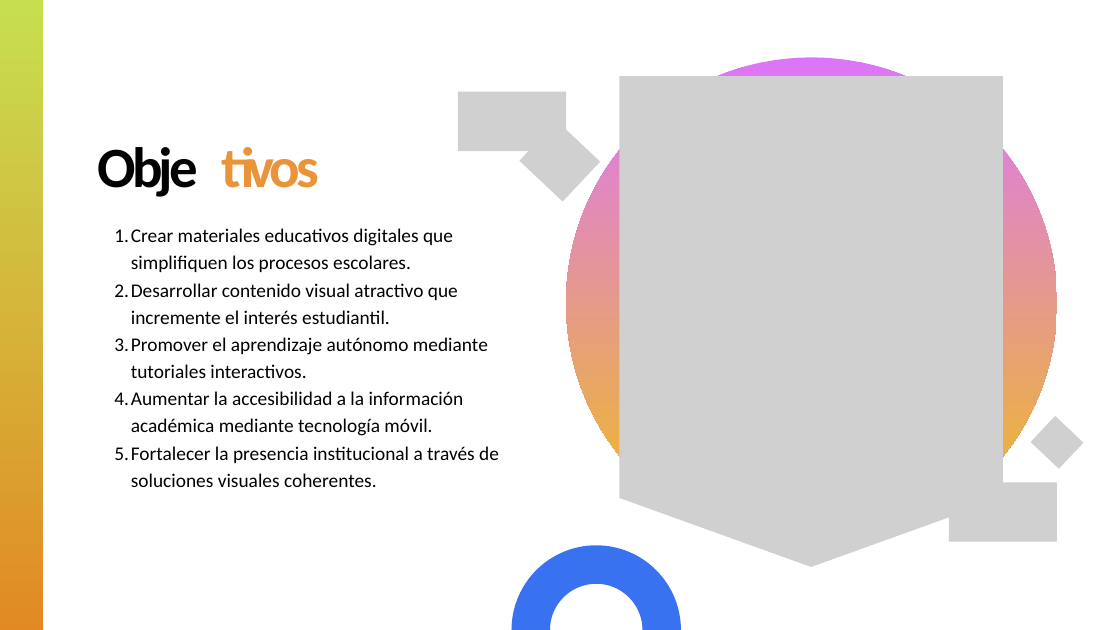
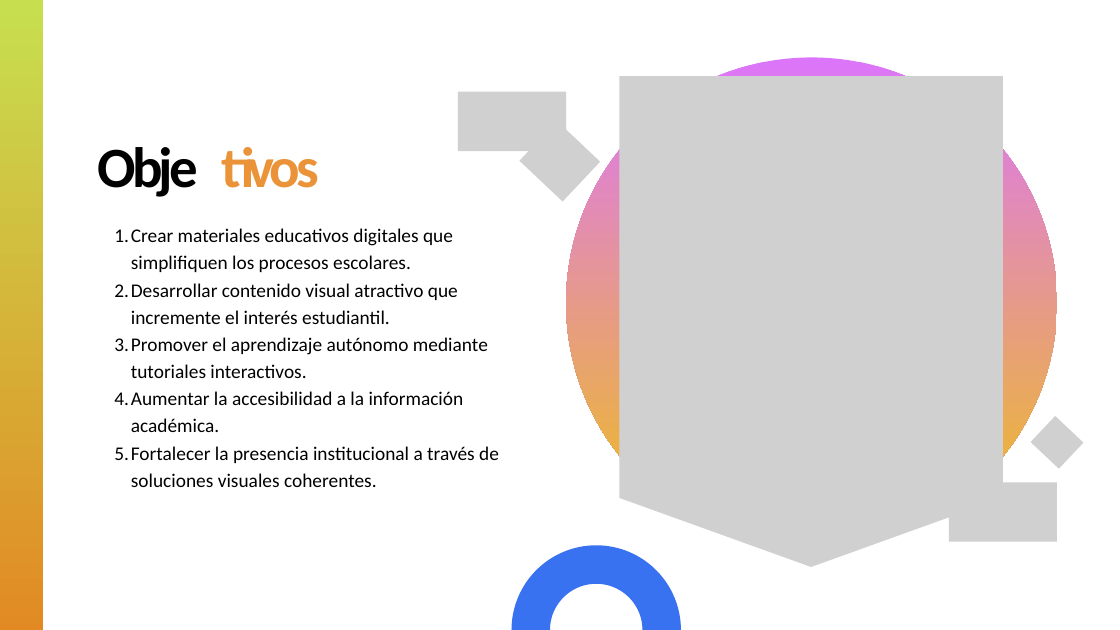
Before and after one commit to LuisML1019/ProyIntComDat25B_3.1416chul-s, a slide deck: slide 6 of Avance de Proyecto/πCHUL@S ENTERPRISE.pptx. Drawn at 1120x630 pixels with LibreOffice and Linux fonts; fonts in the diff are those of the drawing; grey boxes stand for pictures. Boxes give left, top, right and bottom in pixels: in the first picture for what was removed or moved away, otherwise in the second. Text is boxed around its words. In the diff, an @@ line names an element or a change of style, - is before the commit and + after.

```diff
--- a/Avance de Proyecto/πCHUL@S ENTERPRISE.pptx
+++ b/Avance de Proyecto/πCHUL@S ENTERPRISE.pptx
@@ text at <box>114,391,464,432</box>: text changed @@
-  4. Aumentar la accesibilidad a la información académica mediante tecnología móvil.
+  4. Aumentar la accesibilidad a la información académica.
```
Also in this commit, not shown: 9 other slides changed.
